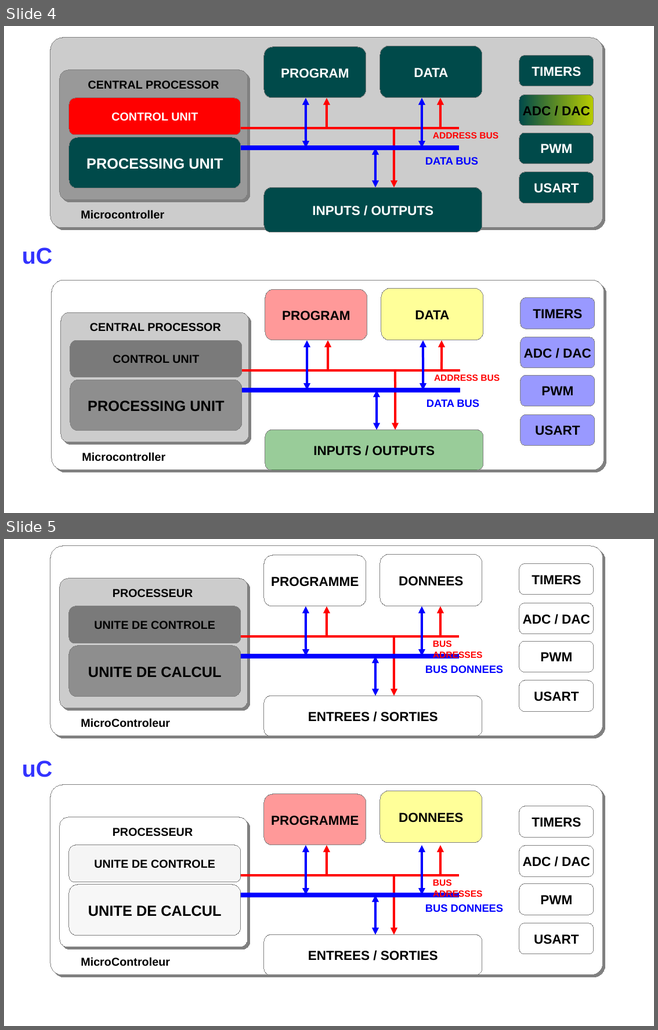
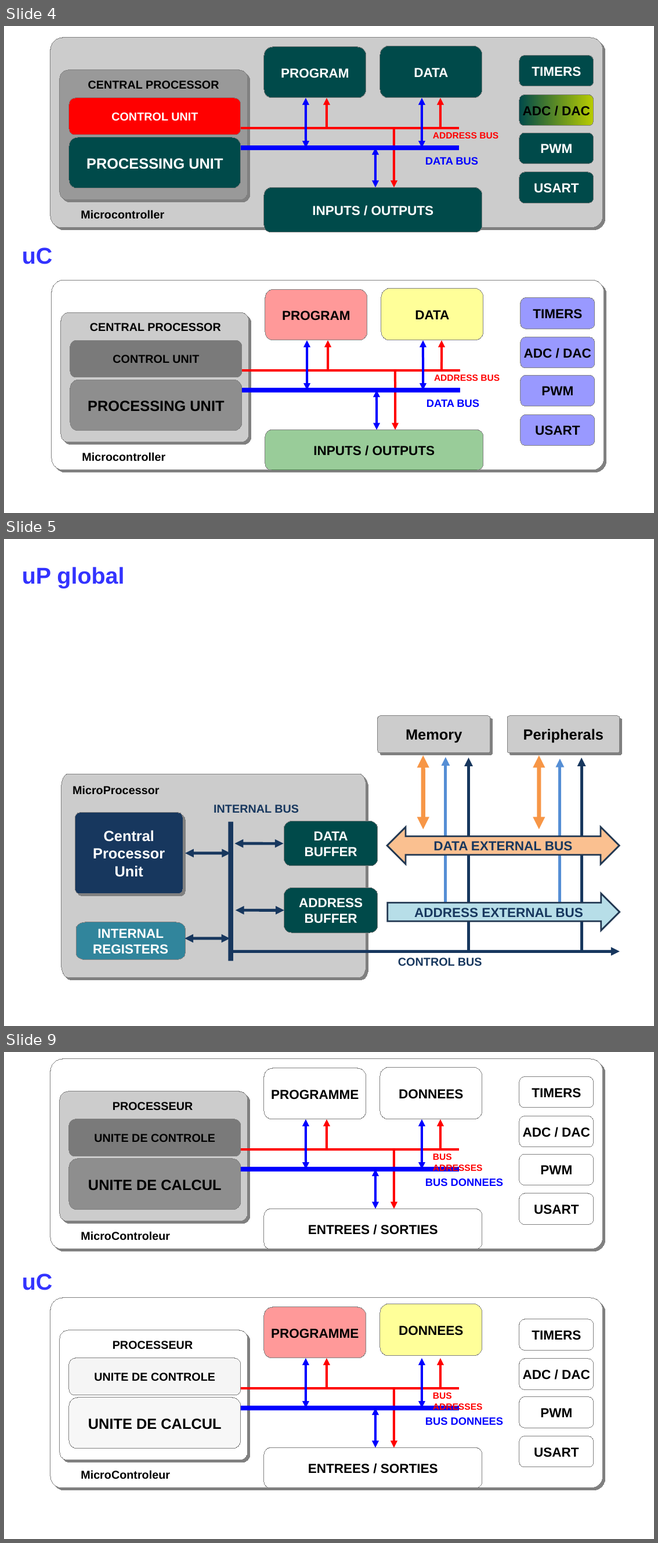
Before and after one commit to IOGS-LEnsE-training/nucleo-basics, a slide deck: figures/Nucleo_basics.pptx. Shown one above the other, each under a label of ours: slides 4 and 5 before the commit, slides 4, 5 and 9 after it; the slides between them are not shown. The pictures are 658x1030 and 658x1543 pixels, drawn with LibreOffice and Linux fonts; fonts in the diff are those of the drawing. Boxes give left, top, right and bottom in pixels: in the first picture for what was removed or moved away, otherwise in the second. Text is boxed around its words. In the diff, an @@ line names an element or a change of style, - is before the commit and + after.

```diff
--- a/figures/Nucleo_basics.pptx
+++ b/figures/Nucleo_basics.pptx
@@ slide 5 added at [4,539,654,1026], background #FFFFFF @@
@@ text added at [22,567,124,588], 28 pt, text #3333FF, bold @@
+uP global
@@ freeform shape added at [378,716,490,753], fill #CCCCCC, outline #808080 0 pt, 18 pt, text #000000, bold @@
+Memory
@@ freeform shape added at [507,716,619,753], fill #CCCCCC, outline #808080 0 pt, 18 pt, text #000000, bold @@
+Peripherals
@@ double arrow added from (423, 755) to (423, 830), #F79646 5 pt @@
@@ arrow added from (445, 910) to (445, 757), #558ED5 3.5 pt @@
@@ arrow added from (469, 951) to (469, 758), #17375E 3.5 pt @@
@@ double arrow added from (539, 755) to (539, 830), #F79646 5 pt @@
@@ arrow added from (560, 912) to (560, 759), #558ED5 3.5 pt @@
@@ arrow added from (582, 951) to (582, 758), #17375E 3.5 pt @@
@@ freeform shape added at [61,774,366,978], fill #CCCCCC, outline #808080 0 pt @@
@@ text added at [72,785,159,794], 14 pt, text #000000, bold @@
+MicroProcessor
@@ freeform shape added at [75,813,183,894], fill #17375E, outline #808080 0 pt, 18 pt, text #FFFFFF, bold @@
+Central Processor Unit
@@ text added at [213,805,299,813], 14 pt, text #17375E, bold @@
+INTERNAL BUS
@@ line added from (231, 961) to (231, 822), #17375E 6 pt @@
@@ freeform shape added at [284,821,378,866], fill #004A4A, outline #808080 0 pt, 16 pt, text #FFFFFF, bold @@
+DATA
+BUFFER
@@ left right arrow added at [387,827,619,864], fill #FAC090, outline #233953 2 pt, 16 pt, text #17375E, bold @@
+DATA EXTERNAL BUS
@@ double arrow added from (234, 843) to (284, 843), #17375E 3.5 pt @@
@@ double arrow added from (185, 853) to (230, 853), #17375E 3.5 pt @@
@@ freeform shape added at [284,888,378,933], fill #004A4A, outline #808080 0 pt, 16 pt, text #FFFFFF, bold @@
+ADDRESS
+BUFFER
@@ right arrow added at [387,894,619,931], fill #B7DEE8, outline #233953 2 pt, 16 pt, text #17375E, bold @@
+ADDRESS EXTERNAL BUS
@@ double arrow added from (235, 910) to (284, 910), #17375E 3.5 pt @@
@@ freeform shape added at [76,922,185,960], fill #31859C, outline #808080 0 pt, 16 pt, text #FFFFFF, bold @@
+INTERNAL
+REGISTERS
@@ double arrow added from (185, 939) to (230, 939), #17375E 3.5 pt @@
@@ arrow added from (231, 951) to (619, 951), #17375E 3.5 pt @@
@@ text added at [398,958,482,966], 14 pt, text #17375E, bold @@
+CONTROL BUS
@@ what was slide 5 is now slide 9 @@
```
Also in this commit, not shown: 4 other slides added, 18 other files.
